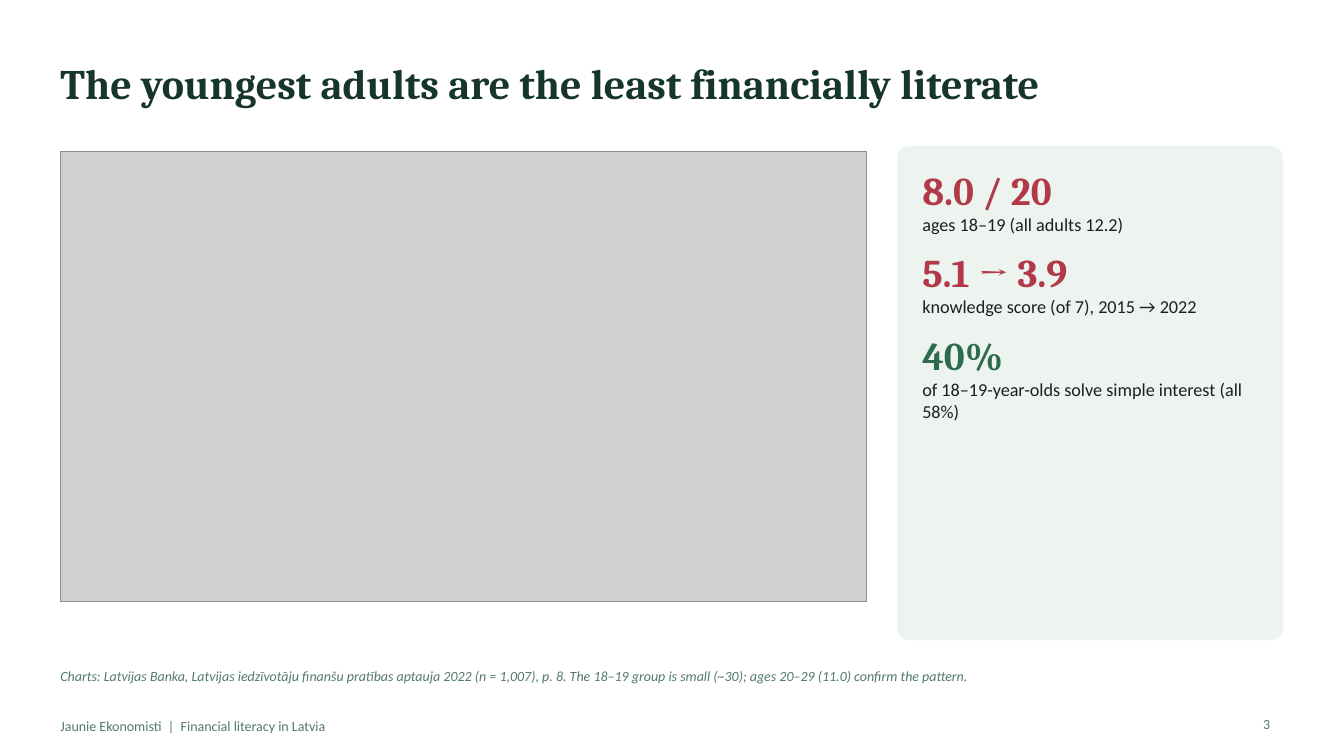
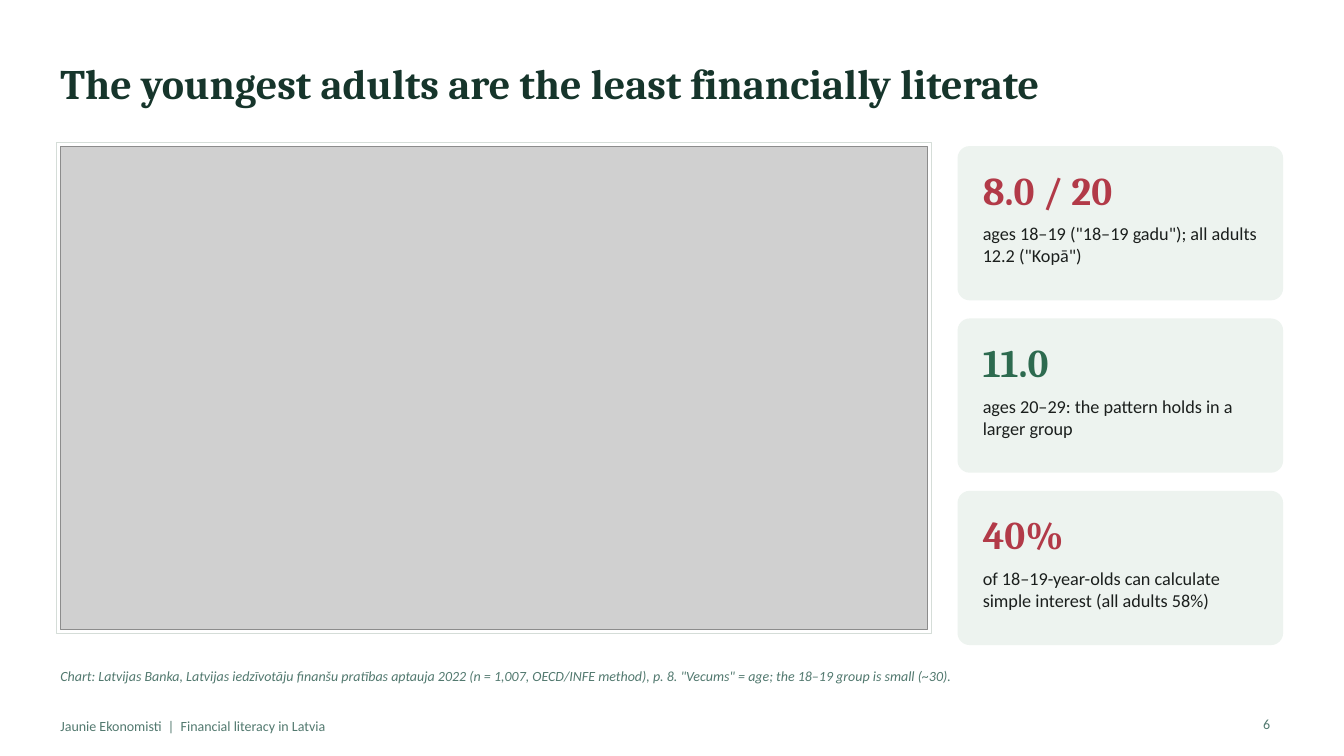
Before and after one commit to ArtisLV890/Elective-Impact-Making-for-the-Competitiveness-and-Data-Driven-Decisions-2026-2027, a slide deck: slide 6 of financial-literacy/presentation/Financial literacy in Latvia - presentation.pptx (slide 3 before the commit). Drawn at 1344x756 pixels with LibreOffice and Linux fonts; fonts in the diff are those of the drawing; grey boxes stand for pictures. Boxes give left, top, right and bottom in pixels: in the first picture for what was removed or moved away, otherwise in the second. Text is boxed around its words. In the diff, an @@ line names an element or a change of style, - is before the commit and + after.

```diff
--- a/financial-literacy/presentation/Financial literacy in Latvia - presentation.pptx
+++ b/financial-literacy/presentation/Financial literacy in Latvia - presentation.pptx
@@ rectangle added at bbox=[56, 142, 932, 634], fill #FFFFFF, outline #D5DDD8 0.75 pt @@
@@ picture: place and size @@
-picture at bbox=[60, 151, 867, 602]
+picture at bbox=[60, 146, 928, 630]
@@ rounded rectangle added at bbox=[958, 146, 1284, 300], fill #EDF3EF @@
@@ text removed at bbox=[922, 178, 1243, 421] @@
-8.0 / 20
-ages 18–19 (all adults 12.2)
-5.1 → 3.9
-knowledge score (of 7), 2015 → 2022
-40%
-of 18–19-year-olds solve simple interest (all 58%)
@@ text added at bbox=[983, 178, 1112, 206], 28 pt, text #B23A48, bold @@
+8.0 / 20
@@ text added at bbox=[983, 227, 1257, 265], 13 pt, text #1B1F1D @@
+ages 18–19 ("18–19 gadu"); all adults 12.2 ("Kopā")
@@ rounded rectangle: place and size @@
-rounded rectangle at bbox=[897, 146, 1284, 640]
+rounded rectangle at bbox=[958, 319, 1284, 473]
@@ rounded rectangle at bbox=[958, 319, 1284, 473]: proportions changed @@
@@ text added at bbox=[983, 350, 1049, 378], 28 pt, text #2D6A4F, bold @@
+11.0
@@ text added at bbox=[983, 400, 1233, 438], 13 pt, text #1B1F1D @@
+ages 20–29: the pattern holds in a larger group
@@ rounded rectangle added at bbox=[958, 491, 1284, 645], fill #EDF3EF @@
@@ text added at bbox=[983, 522, 1064, 550], 28 pt, text #B23A48, bold @@
+40%
@@ text added at bbox=[983, 572, 1220, 610], 13 pt, text #1B1F1D @@
+of 18–19-year-olds can calculate simple interest (all adults 58%)
@@ text at bbox=[60, 671, 951, 684]: text changed @@
-Charts: Latvijas Banka, Latvijas iedzīvotāju finanšu pratības aptauja 2022 (n = 1,007), p. 8. The 18–19 group is small (~30); ages 20–29 (11.0) confirm the pattern.
+Chart: Latvijas Banka, Latvijas iedzīvotāju finanšu pratības aptauja 2022 (n = 1,007, OECD/INFE method), p. 8. "Vecums" = age; the 18–19 group is small (~30).
@@ page number at bbox=[1263, 719, 1270, 729]: text changed @@
-3
+6
```
Also in this commit, not shown: 17 other slides changed, 15 slides added, 3 slides removed, 3 other files.
